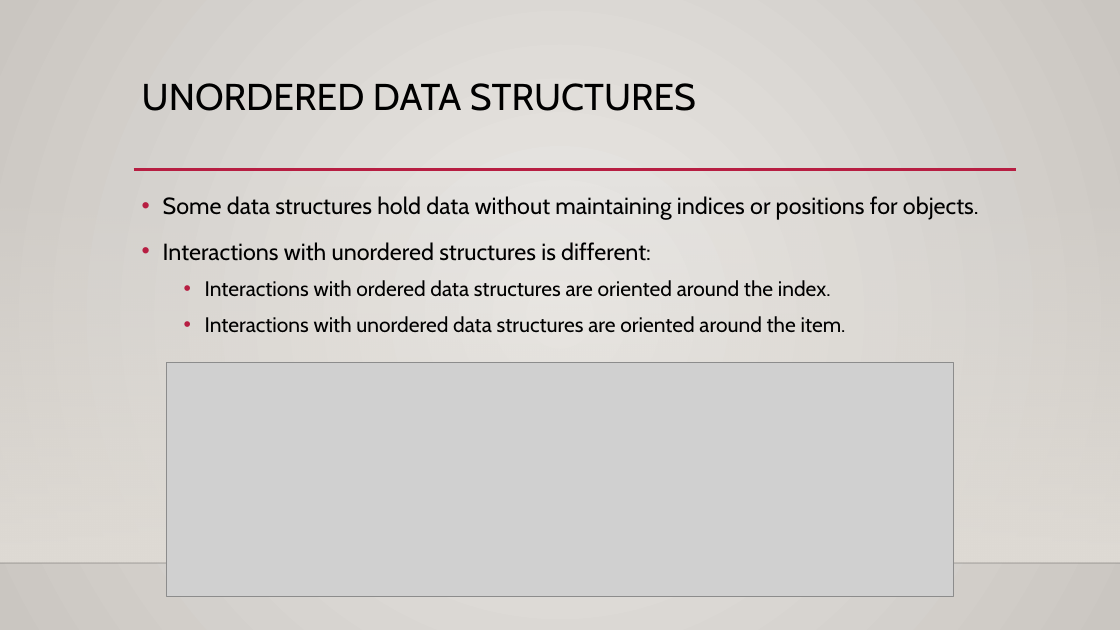
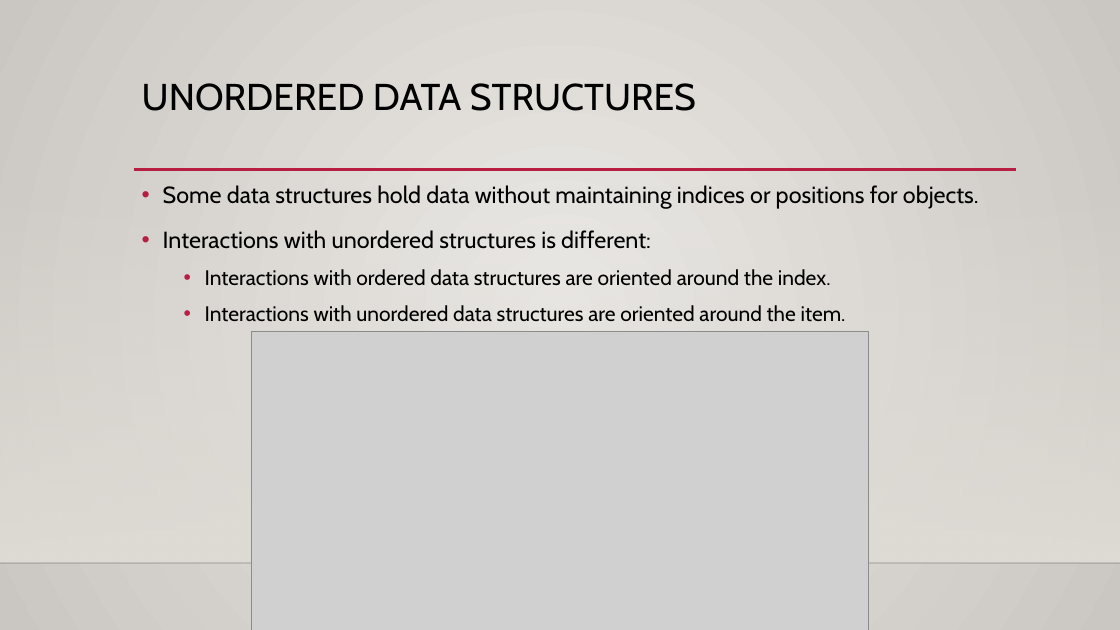
Before and after one commit to AkeemSemperDataScience/Programming_Basics_for_Machine_Learning_Students, a slide deck: slide 18 of reference_material/slides/007_other_data_structures.pptx (slide 8 before the commit). Drawn at 1120x630 pixels with LibreOffice and Linux fonts; fonts in the diff are those of the drawing; grey boxes stand for pictures; background and template pictures are left out. Boxes give left, top, right and bottom in pixels: in the first picture for what was removed or moved away, otherwise in the second. Text is boxed around its words. In the diff, an @@ line names an element or a change of style, - is before the commit and + after.

```diff
--- a/reference_material/slides/007_other_data_structures.pptx
+++ b/reference_material/slides/007_other_data_structures.pptx
@@ text "Some data structures hold data ...": place and size @@
-text "Some data structures hold data ..." at [163,196,979,333]
+text "Some data structures hold data ..." at [163,185,979,322]
@@ picture: place and size @@
-picture at [167,362,954,597]
+picture at [251,332,869,630]
```
Also in this commit, not shown: 7 other slides changed, 13 slides added, 1 slide removed, 5 other files.
